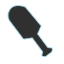
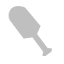
Layer changes from the first w=64, h=64 image to the second:
pixels changed over [7, 5, 53, 57] (layer not identified)
